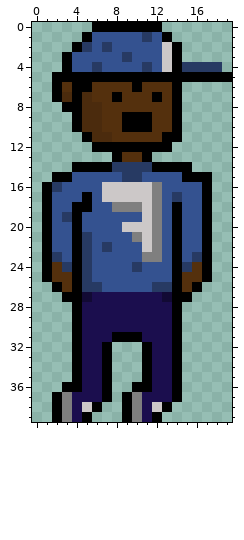
File history of a pixel-art sprite, Images/john_jump.png. That is the earlier state.
The file is 200x400 pixels, drawn in blocks of 10x10; one block is one cell here.
And afterwards:
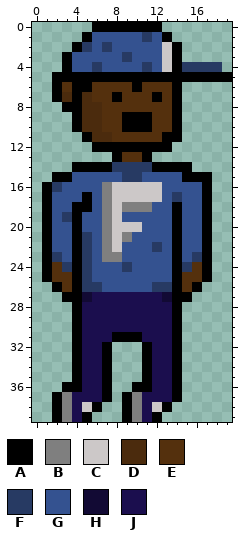
Palette (. is transparent): A #000000  B #7f7f7f  C #ccc8c8  D #4b2b0d  E #54300d  F #273a63  G #345290  H #120a34  J #1b0e4e
Diff:
{"y":16,"x":7,"old":"C","new":"B"}
{"y":16,"x":12,"old":"B","new":"C"}
{"y":17,"x":7,"old":"C","new":"B"}
{"y":17,"x":12,"old":"B","new":"C"}
{"y":18,"x":7,"old":"GB","new":"BC"}
{"y":18,"x":11,"old":"CB","new":"BG"}
{"y":19,"x":7,"old":"GG","new":"BC"}
{"y":19,"x":11,"old":"CB","new":"GG"}
{"y":20,"x":7,"old":"GG","new":"BC"}
{"y":20,"x":11,"old":"CB","new":"GG"}
{"y":21,"x":7,"old":"GGGBCB","new":"BCBGGG"}
{"y":22,"x":7,"old":"FG","new":"BC"}
{"y":22,"x":11,"old":"CB","new":"GF"}
{"y":23,"x":7,"old":"GG","new":"BB"}
{"y":23,"x":11,"old":"BB","new":"GG"}
{"y":24,"x":9,"old":"GF","new":"FG"}
{"label":"changed","picture_box":[102,182,162,272]}
